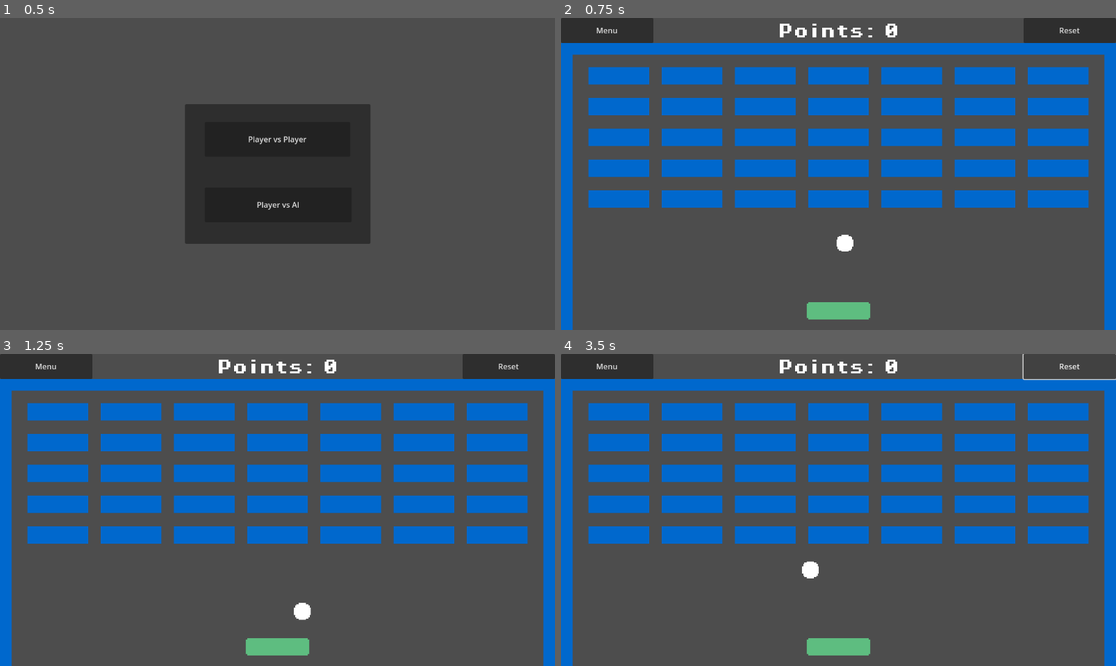
Above: before the commit, frames 1-4 (two rows, left to right).
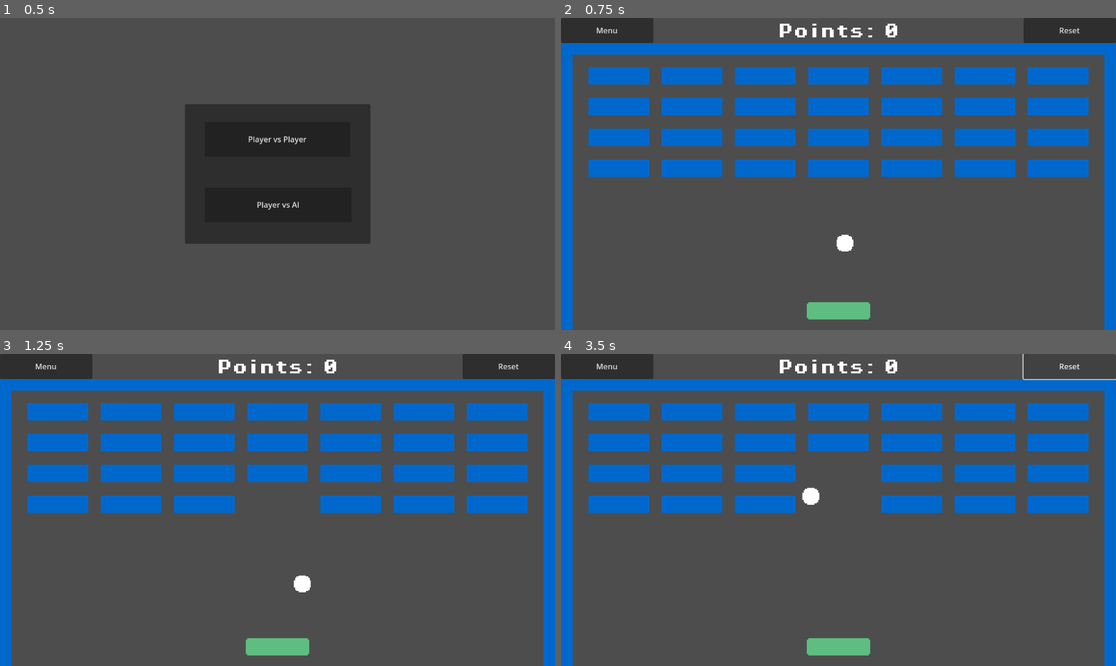
Above: after the commit, the same moments.

Repository: Mimi522/Godot-20-Game-Challenge
Game: Godot game, scene res://scenes/main_menu.tscn
Two runs of this game, one before a commit and one after it. Both use one fixed random seed, a clock stepped at 60 frames per second and the inputs below.
Inputs:
- Up to frame 1 (0.5 s): no input
- Up to frame 2 (0.75 s): click "Player vs Player" at 0.5 s
- Up to frame 3 (1.25 s): no input
- Up to frame 4 (3.5 s): click "Menu" at 1.25 s; click "Player vs AI" at 2 s; click "Reset" at 2.75 s

Frame 1 is identical in both runs. In frame 2, 4.3% of the frame differs, in the area x 4-96%, y 55-61%; in frame 3, 5.2%; in frame 4, 5.8%, in the area x 4-96%, y 35-72%.

Commit message:
feat: break block on collision

Diff:
--- a/Breakout/scripts/ball.gd
+++ b/Breakout/scripts/ball.gd
@@ -12,6 +12,8 @@
 	if collision != null:
 		if collision.get_collider().get_class() != "Area2D":
 			$BounceSound.play()
+		if collision.get_collider().name.contains("block"):
+			collision.get_collider().queue_free()
 
 		velocity = velocity.bounce(collision.get_normal())
 		velocity *= 1.03
--- a/Breakout/scripts/game.gd
+++ b/Breakout/scripts/game.gd
@@ -46,9 +46,10 @@
 	score.text = score_txt % [player_score]
 
 func spawn_blocks():
-	for j in range(5):
+	for j in range(4):
 		for i in range(7):
 			var block = block_scene.instantiate()
+			block.name = "block_%s_%s" % [i, j]
 			block.scale = block.scale * 3
 			block.position = start_pos + Vector2(delta_x * i, delta_y * j)
 			$Blocks.add_child(block)
